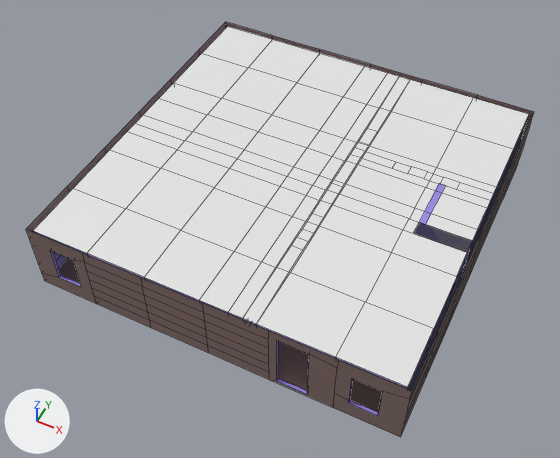
An edit to the Blender file Assets/Blender/Room.blend, drawn before and after from the same camera.
Rendered twice from a 50 mm lens placed at (25.7, -56.0, 68.1), pointed at (0.1, -4.7, 4.0). The lights are fixed; the arrows at lower left show +X, +Y and +Z. Mesh edges are drawn as thin lines.

The first picture shows 'Room'.
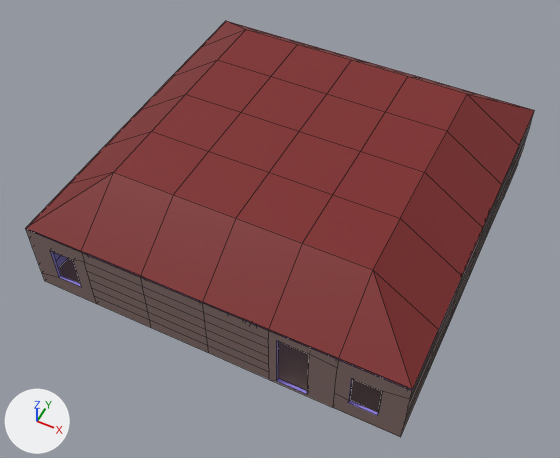
Patch to the scene script:
```diff
--- a/Assets/Blender/Room.blend.py
+++ b/Assets/Blender/Room.blend.py
@@ me_cube_003 @@
 # used by ob_room; location = (0.0, 0.0, 5.3); scale = (20.6, 20.6, 4.23)
 # verts and faces of me_cube_003; kept vertices keep their numbers, new ones are numbered from 896
 # before: 557 (0.27, -0.98, -0.31)
-me_cube_003.from_pydata(...)  # 896 vertices, 732 faces; spans x -1.0..1.0, y -1.0..1.0, z -1.0..1.0
+me_cube_003.from_pydata(...)  # 927 vertices, 668 faces; spans x -1.0..1.0, y -1.0..1.0, z -1.0..1.0
+# me_cube_003 part 1
+# 105 vertices are removed from x 0.2..0.98, y -0.66..0.66, z -0.93..0.93
+# 186 faces are deleted
+# 16 vertices in x 0.2..0.71, y -0.26..0.28, z -0.92..0.62 move by (0.0, 0.0, -0.02)
+# 8 vertices in x 0.2..0.74, y -0.26..0.28, z -0.92..0.93 move by (0.0, 0.0, -0.01)
+# 4 vertices in x 0.7, y -0.01..0.15, z -0.93..-0.92 move by (0.0, -0.08, -0.02)
+# 3 vertices in x 0.7..0.74, y 0.07..0.15, z 0.93 move by (0.0, -0.08, -0.01)
+# 5 vertices move from x 0.7..0.77, y -0.16..0.15, z -0.92..0.76 to x 0.7..0.74, y -0.16..0.07, z -0.94..0.91
+# 76 vertices are added at x -0.68..0.98, y -0.21..0.28, z -0.95..0.92
+# 9 new vertices lie (-0.29, 0.0, 0.0) away from vertices in x 0.2, y 0.22..0.28, z -0.92..0.92
+# 5 new vertices lie (0.0, 0.0, -0.32) away from vertices in x -0.09..0.8, y 0.22..0.28, z -0.62..0.92
+# 5 new vertices lie (0.0, -0.05, 0.0) away from vertices in x 0.74..0.98, y -0.16, z -0.93..0.93
+# 17 new vertices lie (0.15, 0.0, 0.0) away from vertices in x -0.68..-0.39, y 0.22..0.28, z -0.95..0.92
+# 14 new vertices lie (-0.3, 0.0, 0.0) away from vertices in x -0.68, y 0.22..0.28, z -0.94..0.92
+# 10 new vertices lie (0.14, 0.0, 0.0) away from vertices in x -0.53, y 0.22..0.28, z -0.92..0.62
+# 113 new faces join them, mat_material_001 (blue #9b8ae7)
+# 3 new faces join them, mat_material_003 (white #e7e7e7)
+# 6 new faces join them, mat_material_002 (brown #8e7672)
+# me_cube_003 part 2
+verts[557] = (0.26, -0.98, -0.31)  # moved
 me_cube_003.materials.append(mat_material_001)
@@ ob_roof @@
 ob_roof.scale = (20.6, 20.6, 4.23)
-ob_roof.hide_set(True)
```

Boxes [x1, y1, x2, y2] around the edits, measured in the pictures (560 x 458 px; the box of a moved part takes in the faces that stretch with it):
'Room', reshaped
    before: [26, 22, 534, 437]
    after: [26, 113, 534, 437]
'Roof', shown
    after: [26, 21, 535, 389]
part 1 of me_cube_003, cut back
    before: [391, 117, 528, 391]
    after: [407, 149, 518, 391]
part 2 of me_cube_003, moved or reshaped
    before: [256, 324, 336, 359]
    after: [256, 325, 336, 359]
